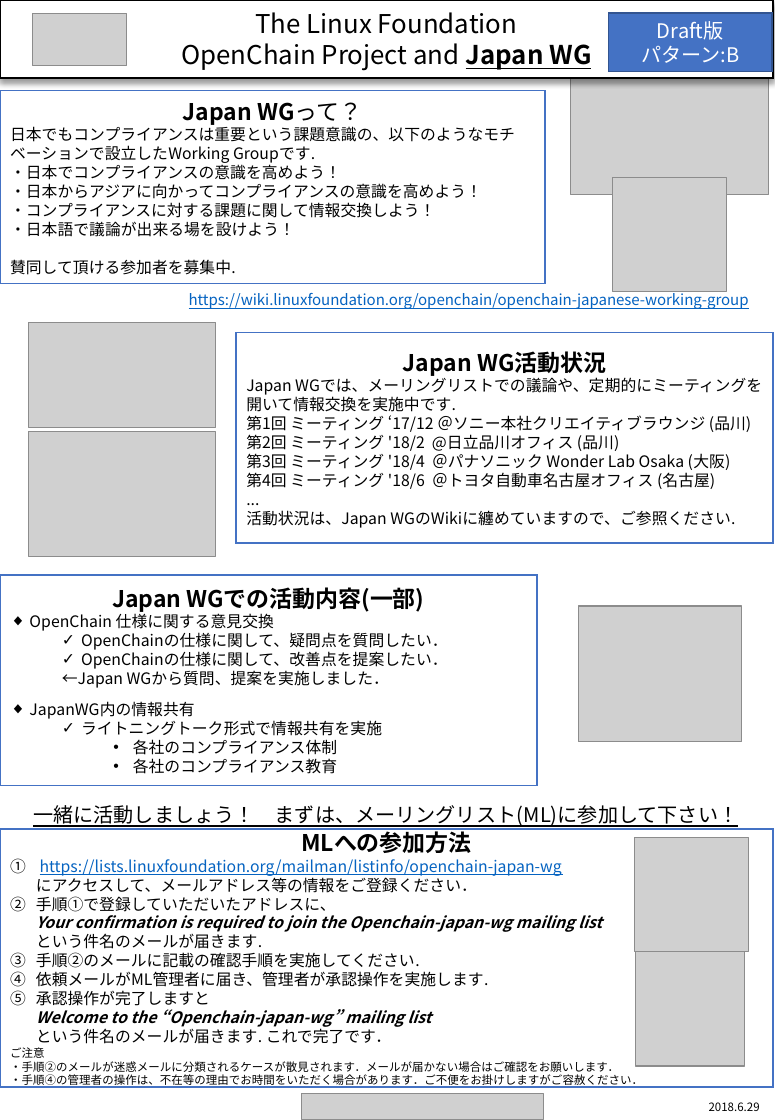
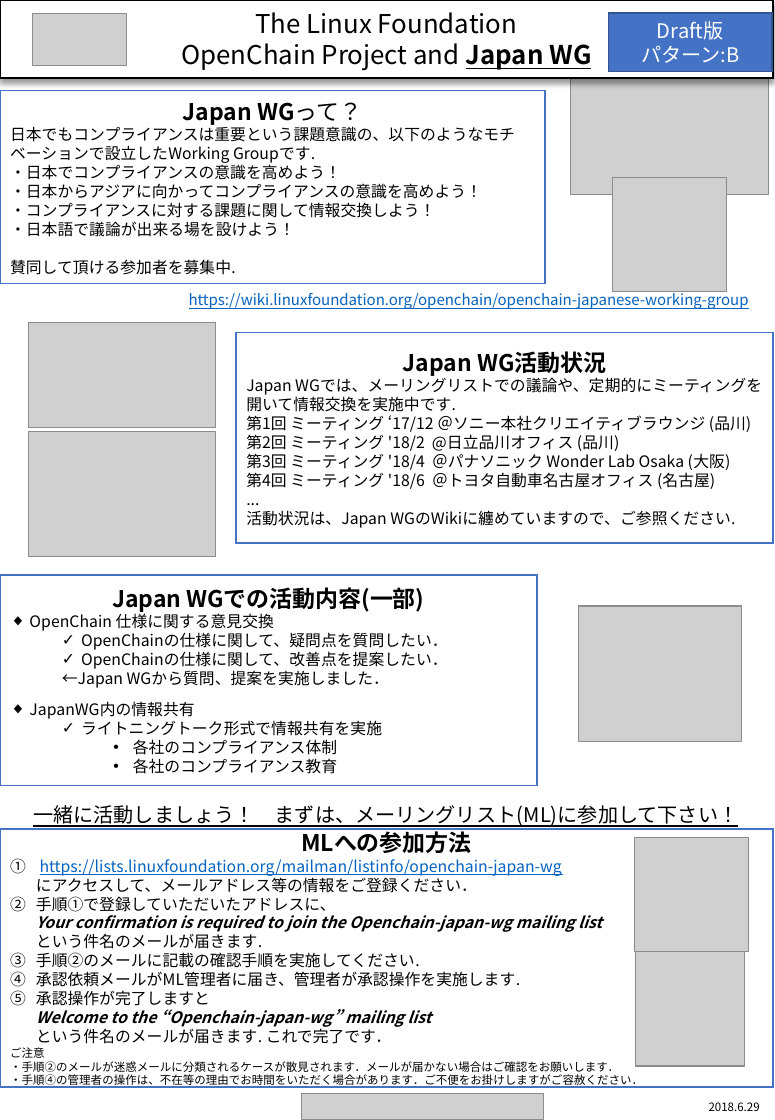
Before and after one commit to OpenChain-Project/OpenChain-JWG, a slide deck: slide 2 of Leaflet/Two-Page_Version/review/b_openchain_leaflet_20180629.pptx. Drawn at 775x1120 pixels with LibreOffice and Linux fonts; fonts in the diff are those of the drawing; grey boxes stand for pictures. Boxes give left, top, right and bottom in pixels: in the first picture for what was removed or moved away, otherwise in the second. Text is boxed around its words. In the diff, an @@ line names an element or a change of style, - is before the commit and + after.

```diff
--- a/Leaflet/Two-Page_Version/review/b_openchain_leaflet_20180629.pptx
+++ b/Leaflet/Two-Page_Version/review/b_openchain_leaflet_20180629.pptx
@@ text in rectangle at box(36, 971, 520, 991): text changed @@
-4. 依頼メールがML管理者に届き、管理者が承認操作を実施します.
+4. 承認依頼メールがML管理者に届き、管理者が承認操作を実施します.
```
Also in this commit, not shown: 1 other slide changed.
